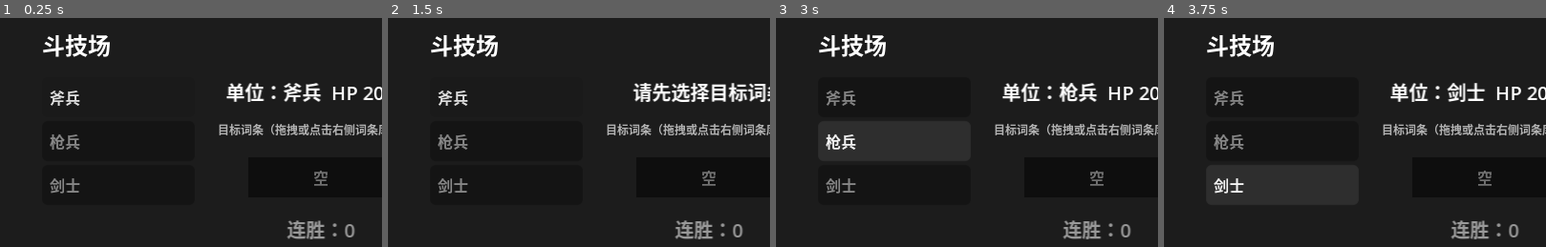
Above: before the commit, frames 1-4 (left to right).
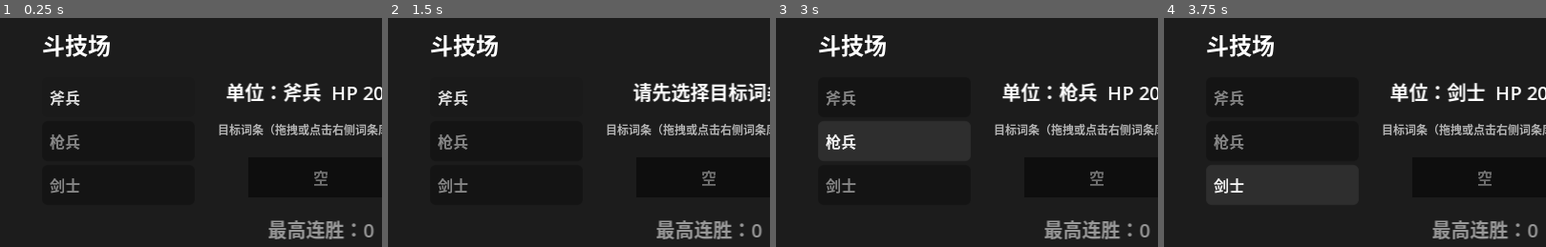
Above: after the commit, the same moments.

Repository: ZhuXilin/Dev_Project_260730
Game: Godot game, scene res://content/scenes/ui/Arena.tscn
Two runs of this game, one before a commit and one after it. Both use one fixed random seed, a clock stepped at 60 frames per second and the inputs below. This scene is started directly instead of the project's main scene. Sound files missing from this copy of the repository are replaced by a short silence.
Inputs:
- Up to frame 1 (0.25 s): no input
- Up to frame 2 (1.5 s): click "开始战斗" at 0.5 s; click "开始战斗" at 1.25 s
- Up to frame 3 (3 s): click "斧兵" at 2 s; click "枪兵" at 2.75 s
- Up to frame 4 (3.75 s): click "剑士" at 3.5 s
The pictures show only the part of the screen within x 0-50%, y 10-60%; the shares and areas given below are measured in that part.

The runs differ from the first frame. In frame 1, 1.3% of the frame differs, in the area x 70-98%, y 88-97%; in frame 2, 1.3%; in frame 3, 1.3%; in frame 4, 1.3%.

Commit message:
Tweak arena

Diff:
--- a/function/global/GameState.gd
+++ b/function/global/GameState.gd
@@ -167,6 +167,10 @@
 var arena_target_talents : Dictionary:
 	get: return resource_state.arena_target_talents
 	set(value): resource_state.arena_target_talents = value
+
+var arena_best_streak : int:
+	get: return resource_state.arena_best_streak
+	set(value): resource_state.arena_best_streak = value
 
 # ============================================================
 #  非转发字段（不属于任何 state）
--- a/function/global/SaveManager.gd
+++ b/function/global/SaveManager.gd
@@ -139,6 +139,7 @@
 	save.unlocked_stories = GameState.unlocked_stories.duplicate()
 	save.unit_growth = GameState.unit_growth.duplicate(true)
 	save.arena_target_talents = GameState.arena_target_talents.duplicate(true)
+	save.arena_best_streak = GameState.arena_best_streak
 	save.talent_exp = GameState.talent_exp.duplicate(true)
 
 	save.save_time = Time.get_unix_time_from_system()
@@ -175,6 +176,7 @@
 	GameState.current_node_key = save.current_node_key
 	GameState.map_snapshot = save.map_snapshot.duplicate(true)
 	GameState.arena_target_talents = save.arena_target_talents.duplicate(true)
+	GameState.arena_best_streak = save.arena_best_streak
 	GameState.talent_exp = save.talent_exp.duplicate(true)
 
 	# ---- 恢复 visited_nodes ----
--- a/function/resource/SaveData.gd
+++ b/function/resource/SaveData.gd
@@ -70,6 +70,7 @@
 @export var highest_cleared_difficulty: int = 0
 
 @export var arena_target_talents: Dictionary = {}
+@export var arena_best_streak: int = 0
 
 # ---- 新增词条存档 ----
 @export var unlocked_talents: Array = []
@@ -120,5 +121,6 @@
 		"map_snapshot": map_snapshot,
 		"arena_target_talents": arena_target_talents,
 		"talent_exp": talent_exp,
+		"arena_best_streak": arena_best_streak,
 	}
 	return JSON.stringify(data, "  ").sha256_text()
--- a/function/script/Arena.gd
+++ b/function/script/Arena.gd
@@ -17,8 +17,8 @@
 var _current_unit_type : String = ""
 var _streak : int = 0
 var _current_player_data : UnitData = null
-var _locked_talent_id : String = ""   # 连胜期间锁定的目标词条
-var _streak_active : bool = false     # 是否处于连胜中
+var _locked_talent_id : String = ""
+var _streak_active : bool = false
 
 # ---- 手动拖拽状态 ----
 var _is_dragging : bool = false
@@ -45,6 +45,7 @@
 	_refresh_center_panel()
 	_refresh_talent_library()
 	_refresh_streak_label()
+
 
 # ============================================================
 #  信号
@@ -137,7 +138,7 @@
 	var display = UnitDataManager.get_unit_type_display_name(_current_unit_type)
 	var talent_id = GameState.arena_target_talents.get(_current_unit_type, "")
 
-	# ---- 显示当前 HP（连胜时可能残血） ----
+	# ---- 显示当前 HP ----
 	if _current_player_data and _current_player_data.max_hp > 0:
 		var hp = _current_player_data.hit_points
 		var max_hp = _current_player_data.max_hp
@@ -171,11 +172,14 @@
 
 
 func _refresh_streak_label():
+	var best = GameState.arena_best_streak
 	if _streak <= 0:
-		streak_label.text = "连胜：0"
+		# ---- 未在连胜中：只显示历史最高 ----
+		streak_label.text = "最高连胜：%d" % best
 		streak_label.modulate = Color(0.6, 0.6, 0.6, 1)
 	else:
-		streak_label.text = "连胜：%d" % _streak
+		# ---- 连胜中：显示当前 + 最高 ----
+		streak_label.text = "当前连胜：%d  |  最高：%d" % [_streak, best]
 		streak_label.modulate = Color(1.0, 0.8, 0.2, 1)
 
 
@@ -231,7 +235,6 @@
 
 	var label_text = "Lv.%d %s" % [lv, data.display_name]
 
-	# ---- 连胜中禁用整个词条库 ----
 	if _streak_active:
 		btn.text = label_text
 		btn.modulate = Color(0.35, 0.35, 0.35, 1)
@@ -259,11 +262,11 @@
 
 
 # ============================================================
-#  拖拽逻辑（保持原样）
+#  拖拽逻辑
 # ============================================================
 func _input(event: InputEvent):
 	if _streak_active:
-		return   # 连胜中禁止拖拽
+		return
 
 	if event is InputEventMouseButton and event.pressed and event.button_index == MOUSE_BUTTON_LEFT:
 		var mouse_pos = _viewport_mouse_pos()
@@ -523,7 +526,7 @@
 		return
 	var battle = scene.instantiate()
 	add_child(battle)
-	battle.setup(_current_player_data, enemy_data, exp_gain)
+	battle.setup(_current_player_data, enemy_data, exp_gain, _streak + 1)
 	var result = await battle.closed
 
 	# ---- 处理战斗结果 ----
@@ -534,7 +537,6 @@
 	if winner_team == 0:
 		# ---- 胜利 ----
 		if not _streak_active:
-			# 首次胜利：锁定词条
 			_locked_talent_id = talent_id
 			_streak_active = true
 
@@ -543,13 +545,23 @@
 		# ---- 加经验 ----
 		var old_level = TalentManager.get_talent_level(_current_unit_type, _locked_talent_id)
 		var actual_gain = TalentManager.add_talent_exp(_current_unit_type, _locked_talent_id, exp_gain)
+		var new_level = TalentManager.get_talent_level(_current_unit_type, _locked_talent_id)
+
+		# ---- 更新最高连胜 ----
+		var is_new_record = false
+		if _streak > GameState.arena_best_streak:
+			GameState.arena_best_streak = _streak
+			is_new_record = true
+
 		SaveManager.auto_save()
-		var new_level = TalentManager.get_talent_level(_current_unit_type, _locked_talent_id)
-
+
+		# ---- 提示（升级 > 新纪录 > 普通胜利） ----
 		if new_level > old_level:
 			var data = TalentManager.get_talent_data(_locked_talent_id)
 			var display_name = data.display_name if data else _locked_talent_id
-			_show_hint("词条升级！%s → Lv.%d（+%d 经验）" % [display_name, new_level, actual_gain])
+			_show_hint("词条升级！%s → Lv.%d" % [display_name, new_level])
+		elif is_new_record:
+			_show_hint("新纪录！最高连胜 %d" % _streak)
 		elif actual_gain > 0:
 			_show_hint("胜利 +%d 经验" % actual_gain)
 
@@ -558,14 +570,13 @@
 			_current_player_data.hit_points = remaining_hp
 			_refresh_center_panel()
 			_refresh_streak_label()
-			# 递归继续（延迟一帧避免栈溢出）
 			await get_tree().process_frame
 			_start_battle()
 		else:
 			# ---- 玩家选择返回 ----
 			_reset_streak()
 	else:
-		# ---- 失败：重置连胜 ----
+		# ---- 失败 ----
 		_show_hint("失败，连胜终止")
 		_reset_streak()
 
--- a/function/script/ArenaBattle.gd
+++ b/function/script/ArenaBattle.gd
@@ -8,8 +8,9 @@
 const SHAKE_INTENSITY : float = 4.0
 const SHAKE_DURATION : float = 0.15
 
-var winner_team : int = -1   # 0 = 玩家胜，1 = 敌人胜
+var winner_team : int = -1
 var _exp_reward : int = 0
+var _battle_index : int = 1
 
 var _player : UnitData
 var _enemy : UnitData
@@ -48,15 +49,15 @@
 # ============================================================
 #  外部入口
 # ============================================================
-func setup(player_data: UnitData, enemy_data: UnitData, exp_reward: int = 0):
+func setup(player_data: UnitData, enemy_data: UnitData, exp_reward: int = 0, battle_index: int = 1):
 	_player = player_data
 	_enemy = enemy_data
 	_exp_reward = exp_reward
-
-	# ---- 战斗音乐 ----
+	_battle_index = battle_index
+
 	MusicManager.play_arena_battle_music()
 
-	_player_hp = player_data.hit_points   # 可能残血
+	_player_hp = player_data.hit_points
 	_enemy_hp = enemy_data.max_hp
 
 	var p_display = player_data.display_name if player_data.display_name != "" else player_data.unit_name
@@ -73,6 +74,9 @@
 	player_hp_bar.value = _player_hp
 	enemy_hp_bar.max_value = enemy_data.max_hp
 	enemy_hp_bar.value = _enemy_hp
+
+	# ---- 日志初始文本（显示第 N 场） ----
+	log_label.text = "第 %d 场战斗开始！" % _battle_index
 
 	_refresh_hp_labels()
 	_run_battle()
@@ -112,6 +116,7 @@
 
 	return mat
 
+
 func _apply_team_shader(sprite: AnimatedSprite2D, team_id: int) -> ShaderMaterial:
 	var path = Config.PATHS.SHADER_REPLACE_COLOR
 	if not ResourceLoader.exists(path):
@@ -141,6 +146,7 @@
 	sprite.modulate = Color.WHITE
 	return mat
 
+
 # ============================================================
 #  战斗
 # ============================================================
@@ -149,7 +155,6 @@
 		return
 	_battle_running = true
 
-	log_label.text = "战斗开始！"
 	await get_tree().create_timer(0.5, true, false, true).timeout
 
 	var player_first = _player.dexterity >= _enemy.dexterity
@@ -210,7 +215,6 @@
 		_play_hit_effect(player_sprite, _player_material, Vector2(1, 0))
 		_shake_panel(Vector2(1, 0))
 
-	# ---- 受击音效 ----
 	SoundManager.play_hit_sound()
 
 	var atk_name = attacker.display_name if attacker.display_name != "" else attacker.unit_name
@@ -263,7 +267,7 @@
 
 
 # ============================================================
-#  屏幕晃动（Panel 偏移）
+#  屏幕晃动
 # ============================================================
 func _shake_panel(direction: Vector2, intensity: float = SHAKE_INTENSITY, duration: float = SHAKE_DURATION):
 	if not is_instance_valid(panel):
@@ -315,9 +319,11 @@
 
 	return max(1, int(total_attack - def_value))
 
+
 func _refresh_hp_labels():
 	player_hp_label.text = "%d/%d" % [_player_hp, _player.max_hp]
 	enemy_hp_label.text = "%d/%d" % [_enemy_hp, _enemy.max_hp]
+
 
 # ============================================================
 #  结算
@@ -331,6 +337,7 @@
 	})
 	queue_free()
 
+
 func _on_continue_pressed():
 	_emit_result(true)
 
--- a/function/script/state/ResourceState.gd
+++ b/function/script/state/ResourceState.gd
@@ -33,6 +33,9 @@
 
 # ---- 斗技场目标词条（每个单位一个） ----
 var arena_target_talents : Dictionary = {}
+
+# ---- 斗技场最高连胜 ----
+var arena_best_streak : int = 0
 
 # ============================================================
 #  本轮基线（用于结算显示）
